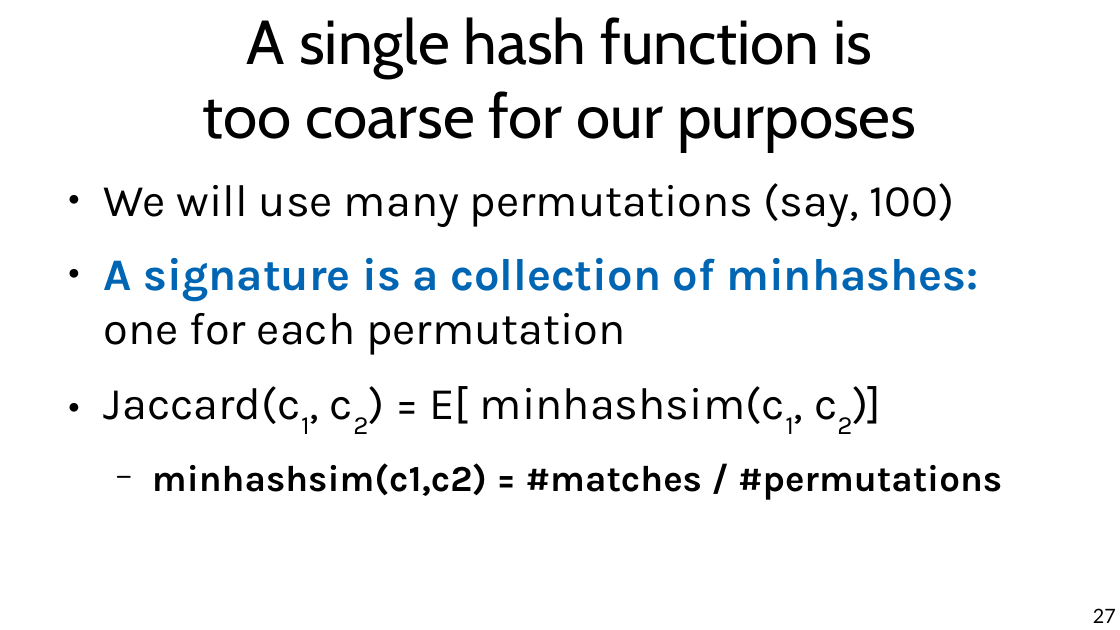
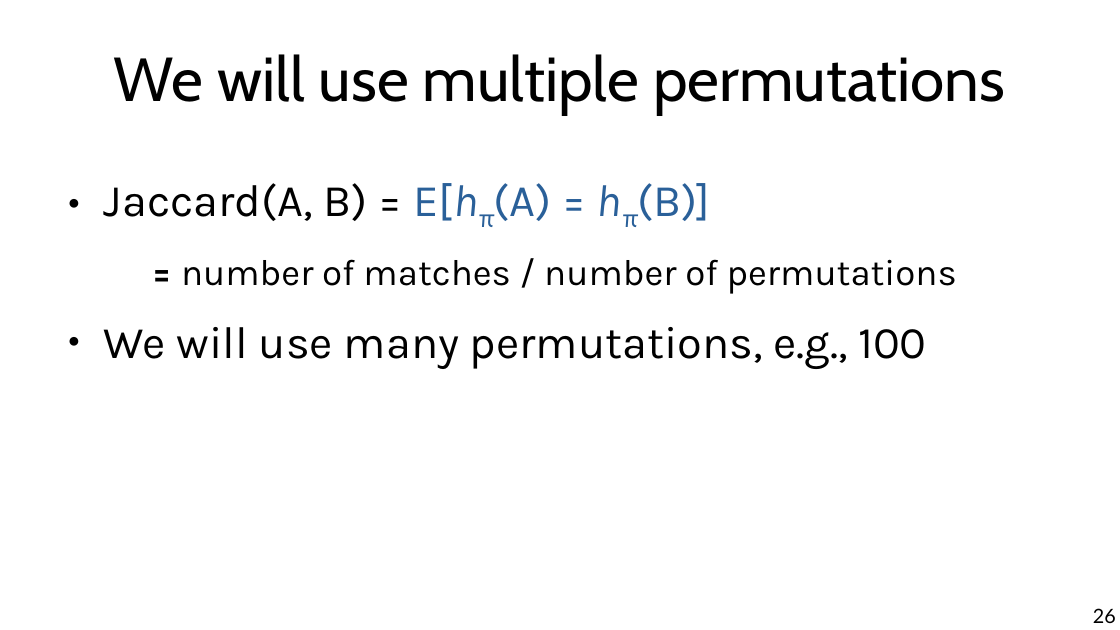
Before and after one commit to chatox/data-mining-course, a slide deck: slide 26 of theory/odp/tt08_near_duplicates.odp (slide 27 before the commit). Drawn at 1120x630 pixels with LibreOffice and Linux fonts; fonts in the diff are those of the drawing. Boxes give left, top, right and bottom in pixels: in the first picture for what was removed or moved away, otherwise in the second. Text is boxed around its words. In the diff, an @@ line names an element or a change of style, - is before the commit and + after.

```diff
--- a/theory/odp/tt08_near_duplicates.odp
+++ b/theory/odp/tt08_near_duplicates.odp
@@ title at [114,54,1005,115]: text changed @@
-A single hash function is
-too coarse for our purposes
+We will use multiple permutations
@@ text at [104,183,957,369]: text changed @@
-● We will use many permutations (say, 100)
-● A signature is a collection of minhashes:
-  one for each permutation
-● Jaccard(c1, c2) = E[ minhashsim(c1, c2)]
-  − minhashsim(c1,c2) = #matches / #permutations
+● Jaccard(A, B) = E[hπ(A) = hπ(B)]
+  = number of matches / number of permutations
+● We will use many permutations, e.g., 100
@@ page number at [1093,608,1116,623]: text changed @@
-27
+26
```
Also in this commit, not shown: 9 other slides changed, 1 slide added, 2 slides removed, 6 other files.
